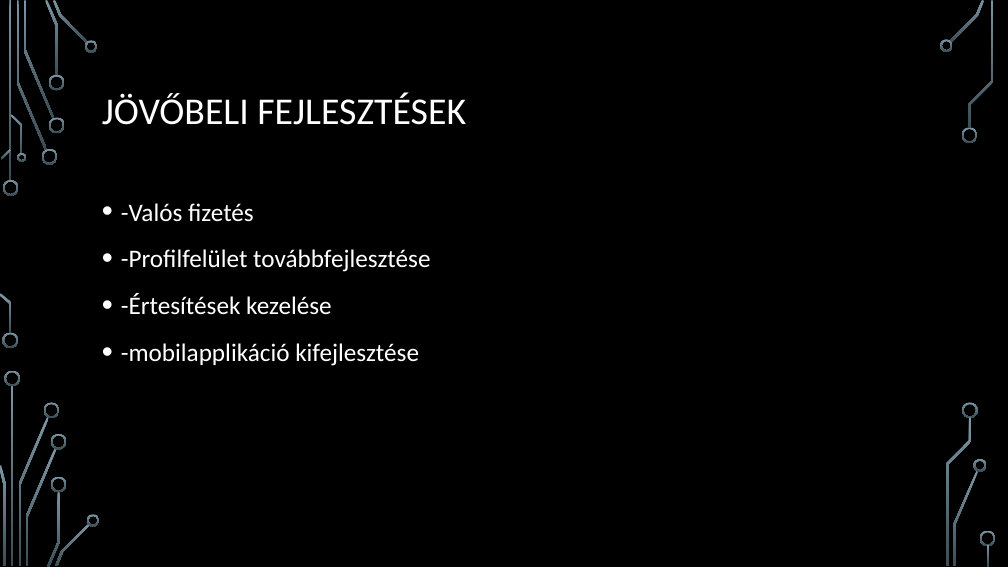
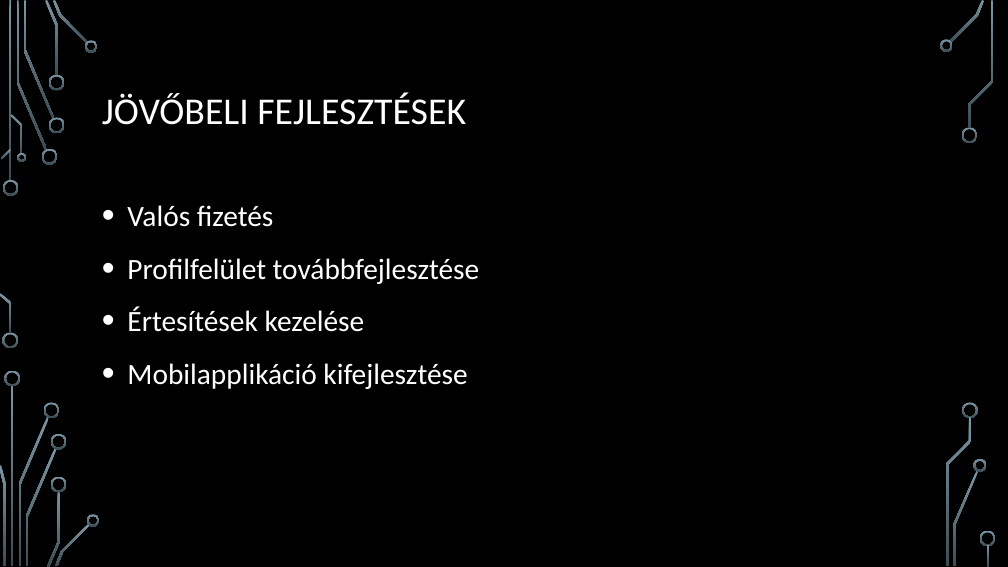
Before and after one commit to MrTahil/hotel, a slide deck: slide 24 of HMZ-rt.pptx. Drawn at 1008x567 pixels with LibreOffice and Linux fonts; fonts in the diff are those of the drawing; background and template pictures are left out. Boxes give left, top, right and bottom in pixels: in the first picture for what was removed or moved away, otherwise in the second. Text is boxed around its words. In the diff, an @@ line names an element or a change of style, - is before the commit and + after.

```diff
--- a/HMZ-rt.pptx
+++ b/HMZ-rt.pptx
@@ text at [127,205,480,389]: text changed; size 24 to 28 pt @@
-• -Valós fizetés
-• -Profilfelület továbbfejlesztése
-• -Értesítések kezelése
-• -mobilapplikáció kifejlesztése
+• Valós fizetés
+• Profilfelület továbbfejlesztése
+• Értesítések kezelése
+• Mobilapplikáció kifejlesztése
```
Also in this commit, not shown: 18 other slides changed.
